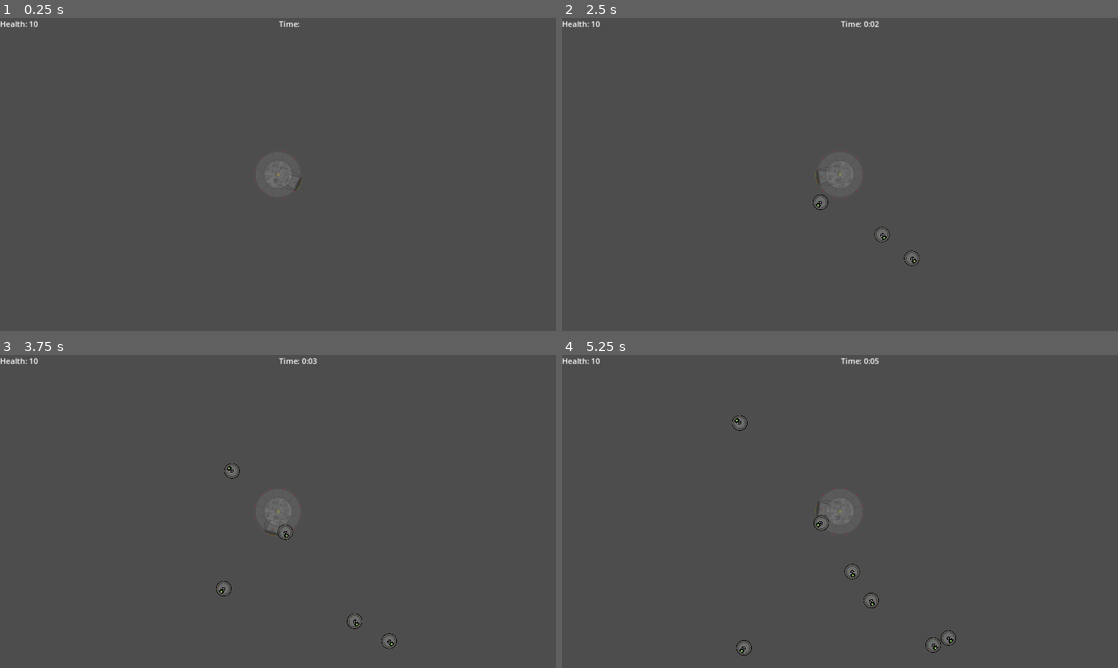
Above: before the commit, frames 1-4 (two rows, left to right).
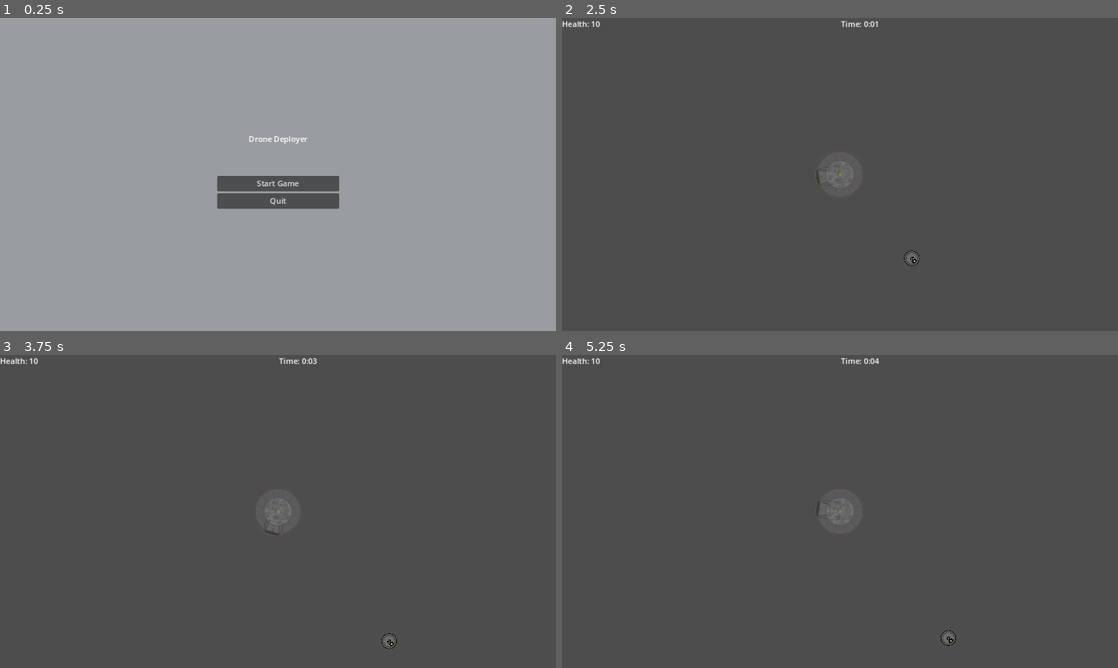
Above: after the commit, the same moments.

Repository: PlainOldNoah/DroneDeployer
Game: Godot game, scene res://main.tscn
Same seed, same stepped clock (60 frames per second), same inputs: the game is played once before the commit and once after it.
Inputs (mouse positions are in pixels of both pictures, inside the frame that each line leads up to):
- Up to frame 1 (0.25 s): no input
- Up to frame 2 (2.5 s): click (840, 183) at 0.5 s, where only the run after the commit has a clickable "Start Game"; move the mouse to (962, 158) at 1.27 s; press the mouse at (962, 158) at 1.28 s; move the mouse to (728, 190) at 2.02 s; release the mouse at (728, 190) at 2.03 s; click (728, 190) at 2.1 s
- Up to frame 3 (3.75 s): move the mouse to (333, 442) at 2.77 s; press the mouse at (333, 442) at 2.78 s; move the mouse to (250, 574) at 3.52 s; release the mouse at (250, 574) at 3.53 s; click (250, 574) at 3.6 s
- Up to frame 4 (5.25 s): move the mouse to (1006, 558) at 4.27 s; press the mouse at (1006, 558) at 4.28 s; move the mouse to (673, 464) at 5.02 s; release the mouse at (673, 464) at 5.03 s; click (673, 464) at 5.1 s

The runs differ from the first frame. In frame 1, 98% of the frame differs, in the area x 0-100%, y 0-100%; in frame 2, 0.1%; in frame 3, 0.2%; in frame 4, 0.4%.
Error after the commit: Trying to assign invalid previously freed instance. (res://drone_core/ddcc.gd:35)

Commit message:
Started working on main menu transition to gameboard

Diff:
--- a/Drone Deployer/main.tscn
+++ b/Drone Deployer/main.tscn
@@ -9,9 +9,9 @@
 script = ExtResource("1_0yjbx")
 
 [node name="MenuManager" type="CanvasLayer" parent="."]
+editor_description = "Handles GUI menus including requesting, dismissing, and restricting invalid menu tranisitions"
 script = ExtResource("1_5bh5y")
 
 [node name="MainMenu" parent="MenuManager" instance=ExtResource("2_058dp")]
-visible = false
 
-[node name="Gameboard" parent="MenuManager" instance=ExtResource("3_c4o2r")]
+[node name="Gameboard" parent="." instance=ExtResource("3_c4o2r")]
--- a/Drone Deployer/ui/menus/MenuManager.gd
+++ b/Drone Deployer/ui/menus/MenuManager.gd
@@ -5,22 +5,50 @@
 
 @onready var main_menu := $MainMenu
 
-var menu_list:Dictionary = {
+
+@onready var menu_list:Dictionary = {
 	"none":{
 		"scene":null,
 		"locked":[]
 	},
-	"main":{
+	"main_menu":{
 		"scene":main_menu,
 		"locked":[]
-	}
+	},
 }
 
-#var unlocked_menus:Array = []
+var current_menu:Dictionary = {}
 
-#func request_menu(new_menu:int):
-#	pass
+func _ready():
+	var _ok := main_menu.connect("start_game_requested", _on_start_game_requested)
 
+
+func _input(event):
+	pass
+
+
+func _on_start_game_requested():
+	request_menu(menu_list.none)
+
+
+func request_menu(new_menu:Dictionary):
+	match new_menu:
+		menu_list.none:
+			print("NONE")
+			dismiss_all_except()
+		menu_list.main_menu:
+			pass
+		_:
+			print_debug("ERROR: invalid menu requested <", new_menu, ">")
+			printerr("ERROR: invalid menu requested <", new_menu, ">")
+
+
+# Hides all menus EXCEPT for one provided as parameter
+func dismiss_all_except(menu_exception:Dictionary = {}):
+	for i in menu_list.keys():
+		if menu_list[i]["scene"] != null and menu_list[i] != menu_exception:
+			menu_list[i]["scene"].hide()
+		print(i, ": ", menu_list[i])
 
 #func dismiss_menu():
 #	pass
--- /dev/null
+++ b/Drone Deployer/ui/menus/main_menu.gd
@@ -0,0 +1,12 @@
+extends Control
+
+signal start_game_requested()
+
+func _on_start_game_btn_pressed():
+	emit_signal("start_game_requested")
+	GameplayManager.reset_game()
+	GameplayManager.start_game()
+
+
+func _on_quit_btn_pressed():
+	get_tree().quit()
--- a/Drone Deployer/ui/menus/main_menu.tscn
+++ b/Drone Deployer/ui/menus/main_menu.tscn
@@ -1,14 +1,22 @@
-[gd_scene load_steps=2 format=3 uid="uid://xyinbcpdlhqm"]
+[gd_scene load_steps=3 format=3 uid="uid://xyinbcpdlhqm"]
 
 [ext_resource type="PackedScene" uid="uid://cwwp6l365mm0f" path="res://ui/menus/base_menu.tscn" id="1_a5twn"]
+[ext_resource type="Script" path="res://ui/menus/main_menu.gd" id="2_dr56i"]
 
 [node name="MainMenu" instance=ExtResource("1_a5twn")]
+script = ExtResource("2_dr56i")
 
 [node name="VBoxContainer" type="VBoxContainer" parent="." index="1"]
 layout_mode = 1
-anchors_preset = 15
-anchor_right = 1.0
-anchor_bottom = 1.0
+anchors_preset = 8
+anchor_left = 0.5
+anchor_top = 0.5
+anchor_right = 0.5
+anchor_bottom = 0.5
+offset_left = -126.5
+offset_top = -107.5
+offset_right = 126.5
+offset_bottom = 107.5
 grow_horizontal = 2
 grow_vertical = 2
 
@@ -19,14 +27,17 @@
 horizontal_alignment = 1
 vertical_alignment = 1
 
-[node name="Button" type="Button" parent="VBoxContainer" index="1"]
+[node name="StartGameBtn" type="Button" parent="VBoxContainer" index="1"]
 layout_mode = 2
-size_flags_horizontal = 4
+size_flags_horizontal = 5
 size_flags_vertical = 10
 text = "Start Game"
 
-[node name="Button3" type="Button" parent="VBoxContainer" index="2"]
+[node name="QuitBtn" type="Button" parent="VBoxContainer" index="2"]
 layout_mode = 2
-size_flags_horizontal = 4
+size_flags_horizontal = 5
 size_flags_vertical = 2
 text = "Quit"
+
+[connection signal="pressed" from="VBoxContainer/StartGameBtn" to="." method="_on_start_game_btn_pressed"]
+[connection signal="pressed" from="VBoxContainer/QuitBtn" to="." method="_on_quit_btn_pressed"]
